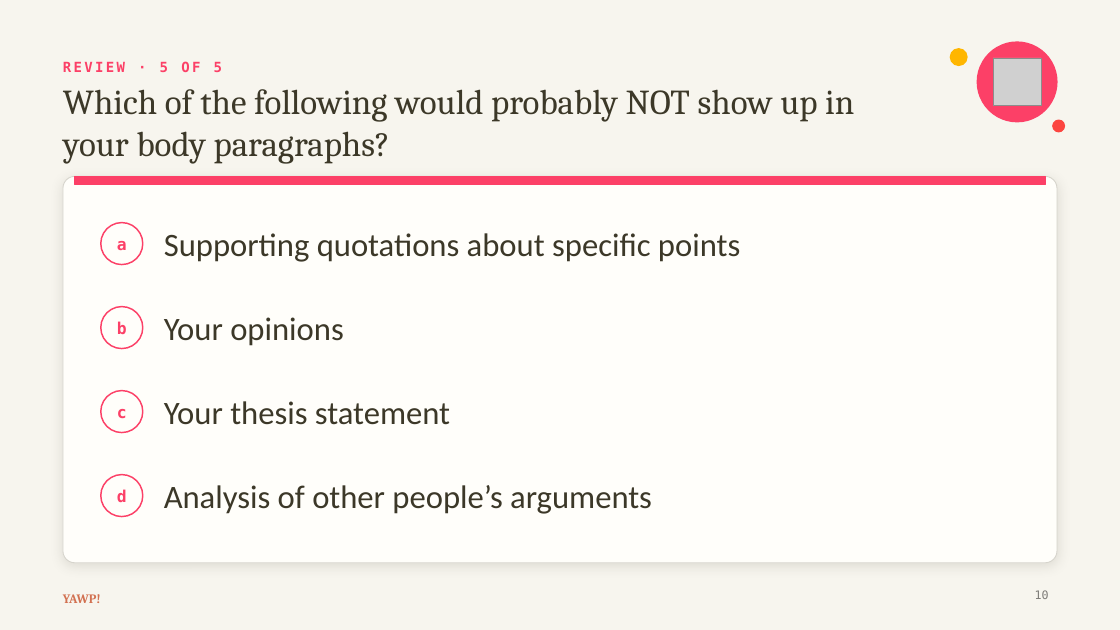
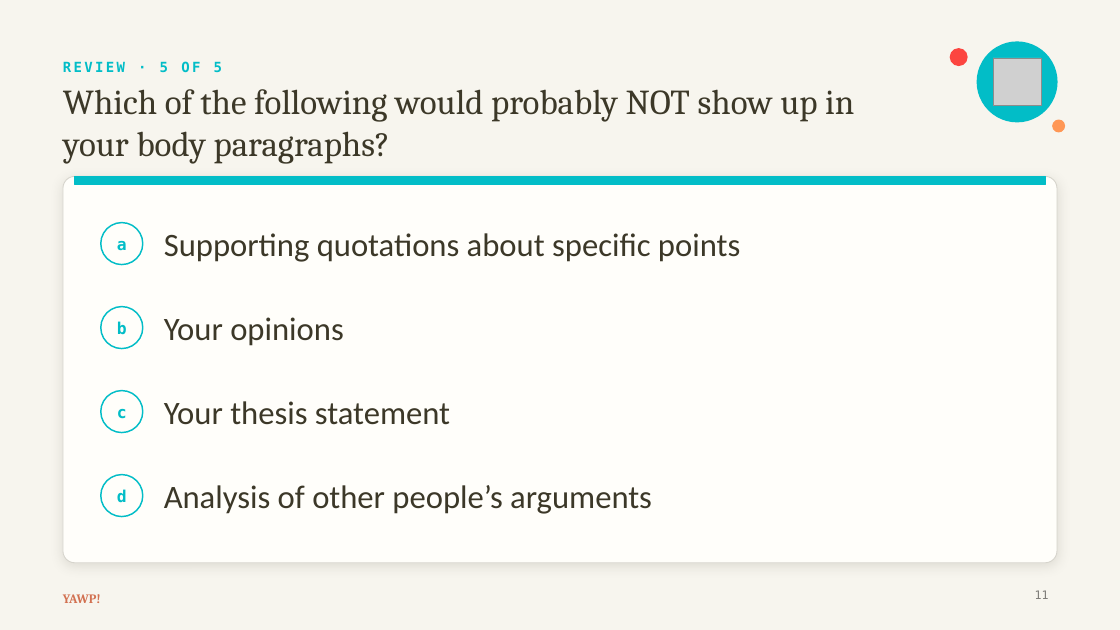
Before and after one commit to The-Connell-School/yawp, a slide deck: slide 11 of services/web-app/resources/thesis-essay-decks/lesson-5-body-paragraphs.pptx (slide 10 before the commit). Drawn at 1120x630 pixels with LibreOffice and Linux fonts; fonts in the diff are those of the drawing; grey boxes stand for pictures. Boxes give left, top, right and bottom in pixels: in the first picture for what was removed or moved away, otherwise in the second. Text is boxed around its words. In the diff, an @@ line names an element or a change of style, - is before the commit and + after.

```diff
--- a/services/web-app/resources/thesis-essay-decks/lesson-5-body-paragraphs.pptx
+++ b/services/web-app/resources/thesis-essay-decks/lesson-5-body-paragraphs.pptx
@@ ellipse at bbox=[950, 49, 967, 66]: fill #FFB600 to #FC4540; outline #FFB600 1 pt to #FC4540 1 pt @@
@@ ellipse at bbox=[977, 42, 1057, 122]: fill #FC4067 to #02BDC7; outline #FC4067 1 pt to #02BDC7 1 pt @@
@@ ellipse at bbox=[1053, 120, 1065, 132]: fill #FC4540 to #FF9755; outline #FC4540 1 pt to #FF9755 1 pt @@
@@ rectangle at bbox=[75, 176, 1045, 185]: fill #FC4067 to #02BDC7; outline #FC4067 1 pt to #02BDC7 1 pt @@
@@ text colour #FC4067 to #02BDC7 in 5 elements at bbox=[63, 61, 222, 73], bbox=[117, 241, 127, 251], bbox=[117, 321, 127, 335], bbox=[117, 409, 127, 419], bbox=[117, 489, 127, 503] @@
@@ outline #FC4067 1.25 pt to #02BDC7 1.25 pt in 4 elements at bbox=[101, 223, 143, 265], bbox=[101, 307, 143, 349], bbox=[101, 391, 143, 433], bbox=[101, 475, 143, 517] @@
@@ page number at bbox=[1035, 590, 1049, 599]: text changed @@
-10
+11
```
Also in this commit, not shown: 20 other slides changed, 3 slides added, 22 other files.
